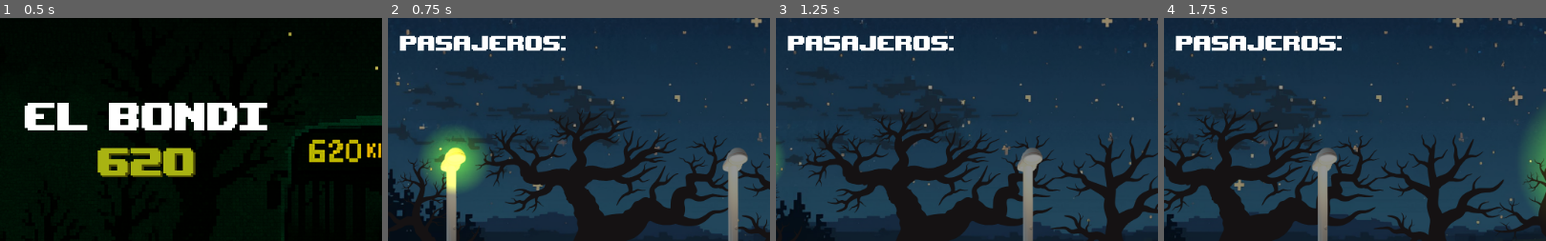
Above: before the commit, frames 1-4 (left to right).
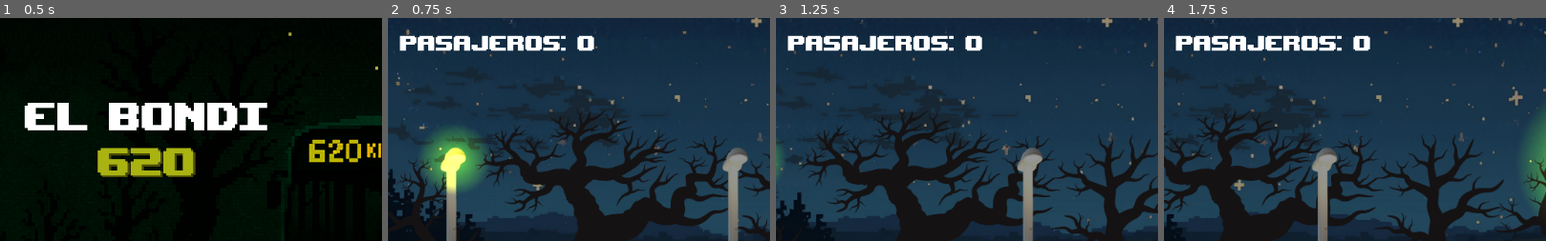
Above: after the commit, the same moments.

Repository: JLeizza/AP2Bondi620
Game: Godot game, scene res://scenes/main_menu.tscn
Two runs of this game, one before a commit and one after it. Both use one fixed random seed, a clock stepped at 60 frames per second and the inputs below.
Inputs:
- Up to frame 1 (0.5 s): no input
- Up to frame 2 (0.75 s): click "JUGAR" at 0.5 s
- Up to frame 3 (1.25 s): no input
- Up to frame 4 (1.75 s): hold Up (ui_up) from 1.28 s (still down); hold Space (stop) from 1.28 s (still down)
The pictures show only the part of the screen within x 0-50%, y 0-50%; the shares and areas given below are measured in that part.

Frame 1 is identical in both runs. In frame 2, 0.3% of the frame differs, in the area x 49-54%, y 7-15%; in frame 3, 0.3%; in frame 4, 0.3%.

Commit message:
Las paradas ahora cargan a los pasajeros si el jugador apreta espacio, se actualiza el HUD. Tambien dispara el metodo activate de los enemigos, que falta implementarlo

Diff:
--- a/scenes/HUD.tscn
+++ b/scenes/HUD.tscn
@@ -15,7 +15,7 @@
 [node name="Pasajeros" type="Label" parent="."]
 offset_left = 16.0
 offset_top = 14.0
-offset_right = 342.0
+offset_right = 241.0
 offset_bottom = 53.0
 theme_override_fonts/font = ExtResource("3_ls1no")
 theme_override_font_sizes/font_size = 40
--- a/scenes/Parada.tscn
+++ b/scenes/Parada.tscn
@@ -17,6 +17,8 @@
 fill_to = Vector2(0.509202, 0)
 
 [node name="Parada" type="Area2D"]
+collision_layer = 2
+collision_mask = 4
 script = ExtResource("1_8tkdr")
 
 [node name="Sprite2D" type="Sprite2D" parent="."]
@@ -25,8 +27,7 @@
 texture = ExtResource("1_1ep0v")
 
 [node name="CollisionShape2D" type="CollisionShape2D" parent="."]
-visible = false
-position = Vector2(3, 20)
+position = Vector2(0, 49)
 shape = SubResource("RectangleShape2D_eksim")
 
 [node name="PointLight2D" type="PointLight2D" parent="."]
--- a/scripts/Constantes.gd
+++ b/scripts/Constantes.gd
@@ -5,7 +5,7 @@
 const MAX_SPEED = 500
 const DIST_MODIFIER = 10
 const BONDI_MAX_LIFE = 4
-
+const TIMER_BUFF_SPEED = 50
 
 #OFFSETS
 const SPAWN_OFFSET_X = 800  # Píxeles adelante del bondi
@@ -25,3 +25,4 @@
 const MIN_ENEMIGOS= 0
 const MAX_ENEMIGOS= 1
 const ENEMY_SPAWN_CHANCE = 0.7
+const TIEMPO_RECOGER_PASAJERO = 1
--- a/scripts/HUD.gd
+++ b/scripts/HUD.gd
@@ -32,6 +32,8 @@
 func perder():
 	perder_nivel.visible = true
 
+func update_pasajeros(total_pasajeros):
+	$Pasajeros.text= "Pasajeros: " + str(total_pasajeros)
 
 #señal que al apretar el boton se reinicie el temporizador
 func _on_reiniciar_boton_pressed():
--- a/scripts/Main.gd
+++ b/scripts/Main.gd
@@ -16,6 +16,8 @@
 var posSantuarios = null
 var posParada = null
 var ult_obstaculo = null
+var current_parada = null
+var total_pasajeros = null
 
 # Referencias a nodos (se inicializan en _ready)
 var bondi
@@ -36,6 +38,7 @@
 # Variables del juego
 var traveled_distance: int = 0
 var speed: float = 0.0
+var parado : bool = false
 
 func _ready():
 	print("=== INICIALIZANDO MAIN ===")
@@ -141,6 +144,9 @@
 #		print("Colisione con un objeto que no es StopsArea")
 #		print("Body: ", body)
 #		print("Padre de body: ", body.get_parent())
+func agregar_pasajeros():
+	total_pasajeros += 1
+	$HUD.update_pasajeros(total_pasajeros)
 
 func _on_timer_obs_timeout():
 	#print(">>> Timer obstáculos activado!")
@@ -159,6 +165,8 @@
 	tipos_obstaculos = [basura_scene, cascote_scene, gomas_scene]
 	buffs = [santuario_gauchito, santuario_muerte]
 
+	total_pasajeros = 0
+	$HUD.update_pasajeros(total_pasajeros)
 
 	carriles = [$Carril1, $Carril2]
 
@@ -215,9 +223,8 @@
 	get_tree().paused = true
 	$HUD.perder()
 
-
 func _on_timer_aumento_speed_timeout():
-	bondi.speed += 5
+	bondi.speed += Cte.TIMER_BUFF_SPEED
 	print(">>> Velocidad aumentada! Nueva velocidad: ", bondi.speed)
 
 func _on_reiniciar_game():
--- a/scripts/Parada.gd
+++ b/scripts/Parada.gd
@@ -15,16 +15,29 @@
 
 # Called every frame. 'delta' is the elapsed time since the previous frame.
 func _process(delta):
-	pass
+	var overlapping = get_overlapping_areas()
+	for area in overlapping:
+		print("Área detectada: ", area.name)  # Debug
+		if area.name == "StopsArea":
+			print("StopsArea detectada!")  # Debug
+			if Input.is_action_just_pressed("stop"):
+				print("Espacio presionado!")  # Debug
+				activate()
 
 func init_parada():
 	pasajeros = pick_random_elements(pasajeros, Cte.MIN_PASAJEROS, Cte.MAX_PASAJEROS)
+	var pasajeros_instancias = []
+
 	for i in range(pasajeros.size()):
 		# Instanciar la escena en lugar de crear un Sprite2D
 		var pasajero_instance = pasajeros[i].instantiate()
 		pasajero_instance.position = posiciones[i].position
 		add_child(pasajero_instance)
+		pasajeros_instancias.append(pasajero_instance)
+	pasajeros = pasajeros_instancias
 	cant_pasajeros = pasajeros.size()
+
+	enemigos_activos = []
 
 	if randf() < Cte.ENEMY_SPAWN_CHANCE:
 		enemigos = pick_random_elements(enemigos, Cte.MIN_ENEMIGOS, Cte.MAX_ENEMIGOS)
@@ -33,6 +46,7 @@
 				var enemigo_instance = enemigos[i].instantiate()
 				enemigo_instance.position = posiciones[i+cant_pasajeros].position
 				add_child(enemigo_instance)
+				enemigos_activos.append(enemigo_instance)
 
 
 func pick_random_elements(array, min, max):
@@ -61,8 +75,20 @@
 		$PosicionesMarkers/Posicion3,
 		$PosicionesMarkers/Posicion4
 	]
+
 func activate():
-	if enemigos_activos != 0:
+	var bondi = get_parent().bondi
+	var duracion_parada = (cant_pasajeros * Cte.TIEMPO_RECOGER_PASAJERO + 1)
+
+	bondi.modify_speed(-bondi.speed, duracion_parada)
+
+	for i in range(pasajeros.size()):
+		await get_tree().create_timer(Cte.TIEMPO_RECOGER_PASAJERO).timeout
+		pasajeros[i].hide()
+		get_parent().agregar_pasajeros()
+		print("Pasajero ", i+1, " subió")
+
+	if enemigos_activos.size() > 0:
 		for enemigo in enemigos_activos:
 			enemigo.activate()
-	return cant_pasajeros
+			enemigo.hide()
--- a/scripts/SantuarioSM.gd
+++ b/scripts/SantuarioSM.gd
@@ -10,9 +10,8 @@
 	var overlapping = get_overlapping_areas()
 	for area in overlapping:
 		if area.name == "StopsArea":  # El StopsArea del bondi
-			if Input.is_action_just_pressed("stop"):
-				activate(area.get_parent())  # El padre es el Bondi
-				queue_free()
+			activate(area.get_parent())  # El padre es el Bondi
+			queue_free()
 
 func activate(bondi):
 
